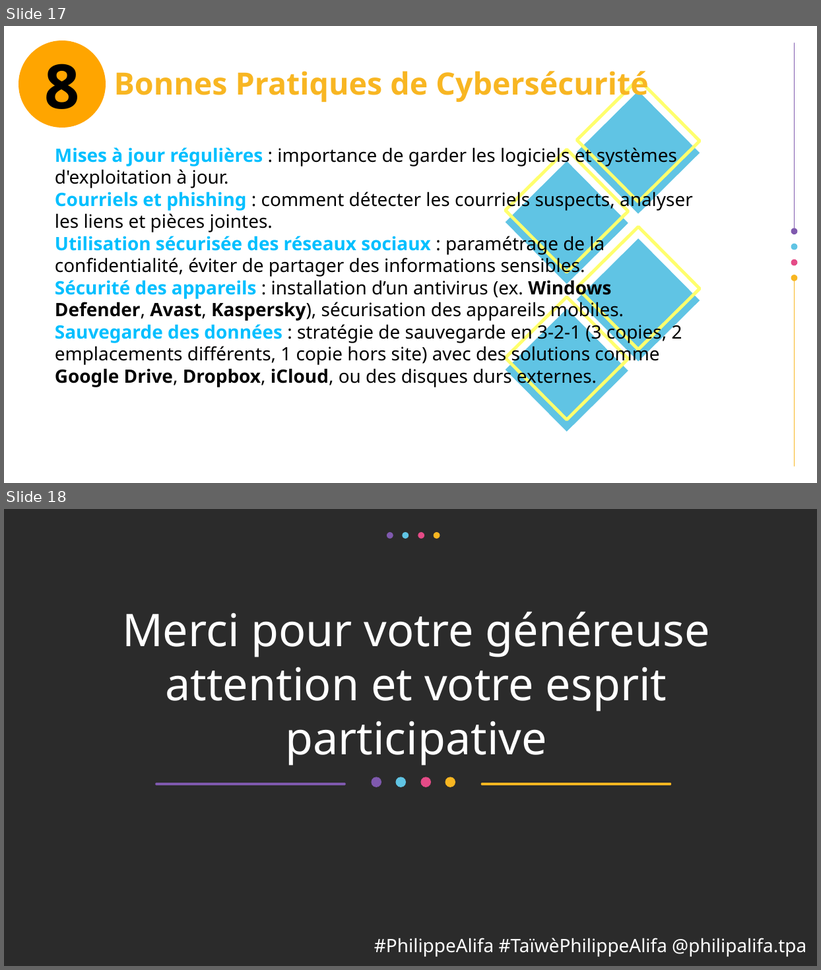
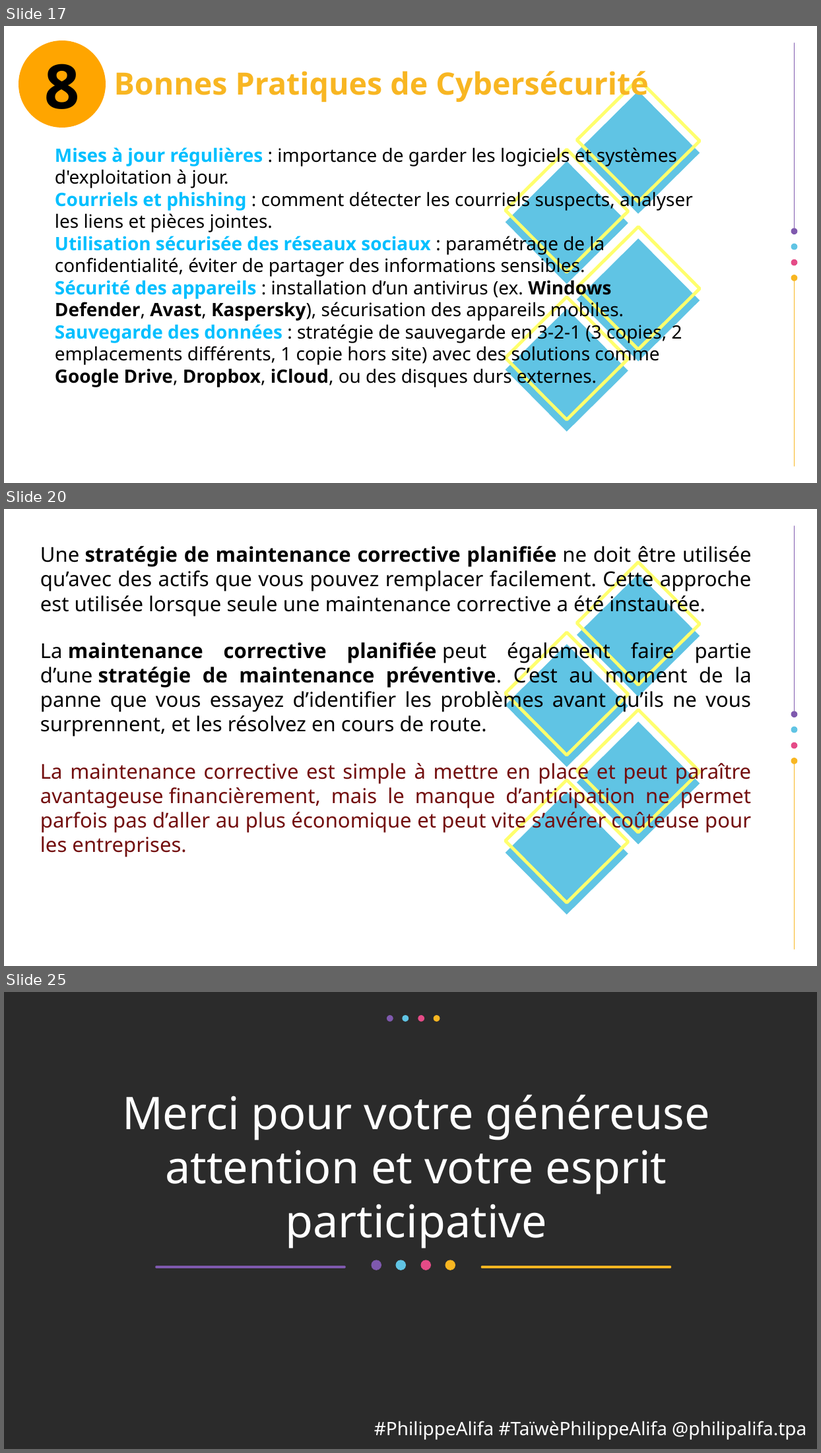
Before and after one commit to alifa-ing/monportfolio-github, a slide deck: Formation en Cybersecurite.odp. Shown one above the other, each under a label of ours: slides 17 and 18 before the commit, slides 17, 20 and 25 after it; the slides between them are not shown. The pictures are 821x970 and 821x1453 pixels, drawn with LibreOffice and Linux fonts; fonts in the diff are those of the drawing; background and template pictures are left out; a plain dark background stands for a picture behind light text. Boxes give left, top, right and bottom in pixels: in the first picture for what was removed or moved away, otherwise in the second. Text is boxed around its words. In the diff, an @@ line names an element or a change of style, - is before the commit and + after.

```diff
--- a/Formation en Cybersecurite.odp
+++ b/Formation en Cybersecurite.odp
@@ slide 20 added at (x1=4, y1=509, x2=817, y2=966), background #FFFFFF; not listed: 14 template elements that a slide beside it also shows @@
@@ text added at (x1=40, y1=546, x2=752, y2=857), 20 pt, text #000000 @@
+Une stratégie de maintenance corrective planifiée ne doit être utilisée qu’avec des actifs que vous pouvez remplacer facilement. Cette approche est utilisée lorsque seule une maintenance corrective a été instaurée.
+La maintenance corrective planifiée peut également faire partie d’une stratégie de maintenance préventive. C’est au moment de la panne que vous essayez d’identifier les problèmes avant qu’ils ne vous surprennent, et les résolvez en cours de route.
+La maintenance corrective est simple à mettre en place et peut paraître avantageuse financièrement, mais le manque d’anticipation ne permet parfois pas d’aller au plus économique et peut vite s’avérer coûteuse pour les entreprises.
@@ what was slide 18 is now slide 25 @@
```
Also in this commit, not shown: 1 slide changed, 6 other slides added.
